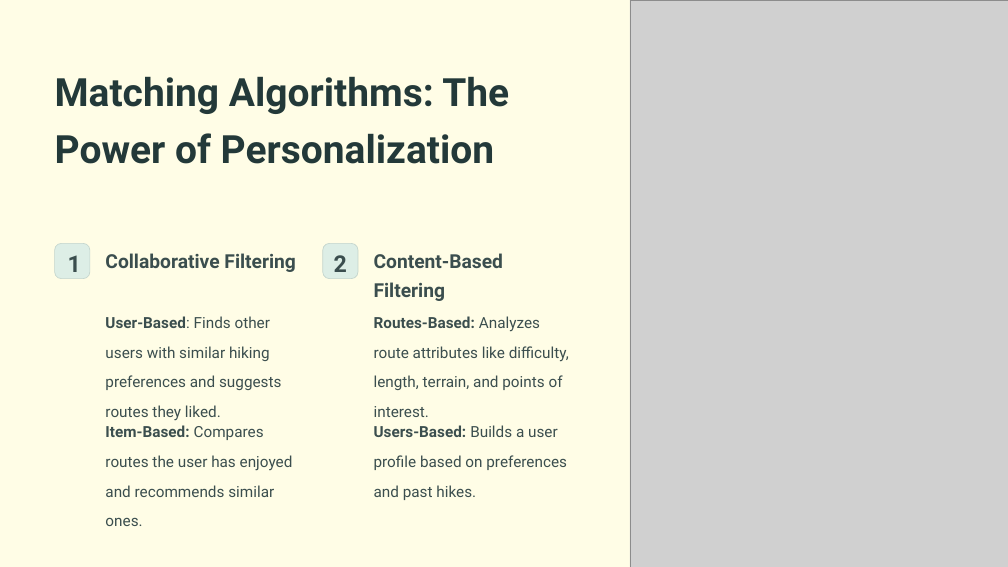
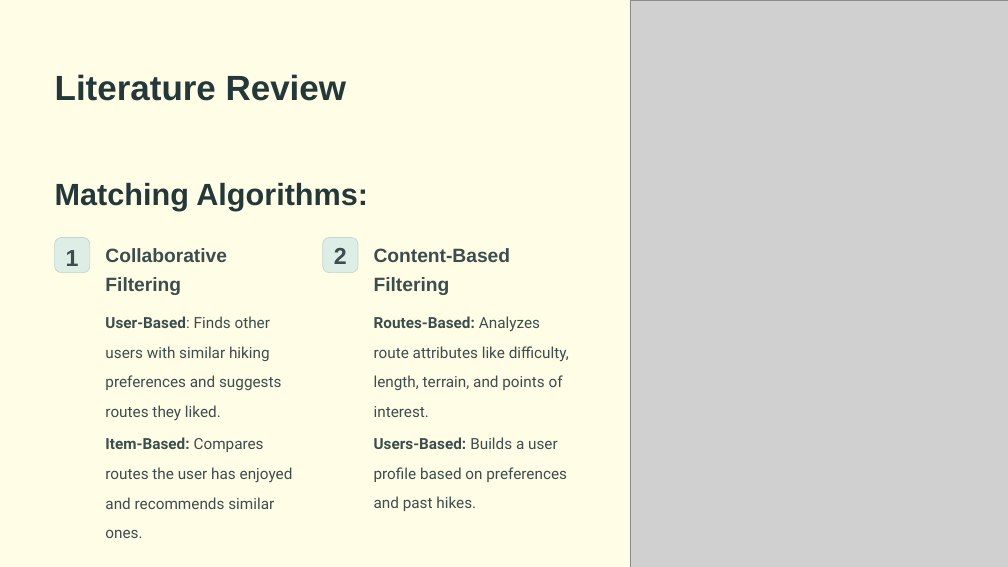
Before and after one commit to Danielbet21/Ambulo, a slide deck: slide 3 of Documents/Ambulo-Your-Personalized-Hiking-Companion.pptx. Drawn at 1008x567 pixels with LibreOffice and Linux fonts; fonts in the diff are those of the drawing; grey boxes stand for pictures; background and template pictures are left out. Boxes give left, top, right and bottom in pixels: in the first picture for what was removed or moved away, otherwise in the second. Text is boxed around its words. In the diff, an @@ line names an element or a change of style, - is before the commit and + after.

```diff
--- a/Documents/Ambulo-Your-Personalized-Hiking-Companion.pptx
+++ b/Documents/Ambulo-Your-Personalized-Hiking-Companion.pptx
@@ text at [55, 74, 368, 211]: text changed; size 44.5 to 35 pt; font Roboto to Arial @@
-Matching Algorithms: The Power of Personalization
+Literature Review
+Matching Algorithms:
@@ rounded rectangle: place and size @@
-rounded rectangle at [55, 243, 90, 278]
+rounded rectangle at [55, 238, 90, 273]
@@ rounded rectangle: place and size @@
-rounded rectangle at [323, 243, 358, 278]
+rounded rectangle at [323, 238, 358, 273]
@@ font Roboto to Arial in 4 elements at [105, 248, 227, 295], [374, 248, 511, 295], [66, 250, 79, 266], [334, 248, 347, 264] @@
@@ text "2": place and size @@
-text "2" at [334, 255, 347, 272]
+text "2" at [334, 248, 347, 264]
@@ text "Item-Based: Compares routes the user ...": place and size @@
-text "Item-Based: Compares routes the user ..." at [105, 425, 293, 497]
+text "Item-Based: Compares routes the user ..." at [105, 437, 293, 509]
@@ text "Users-Based: Builds a user profile ...": place and size @@
-text "Users-Based: Builds a user profile ..." at [374, 425, 567, 497]
+text "Users-Based: Builds a user profile ..." at [374, 437, 567, 508]
```
Also in this commit, not shown: 9 other slides changed, 1 slide added, 1 slide removed.
